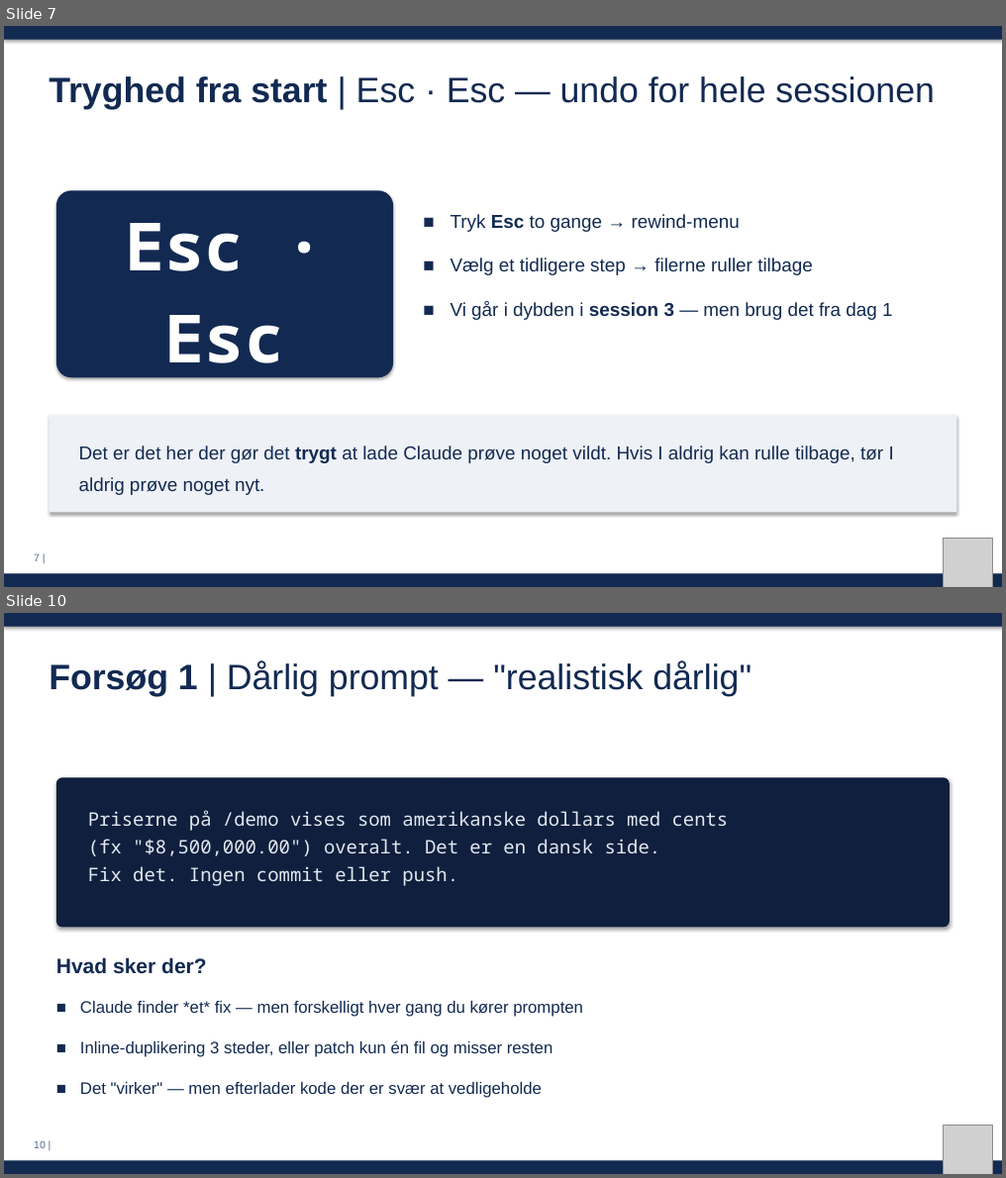
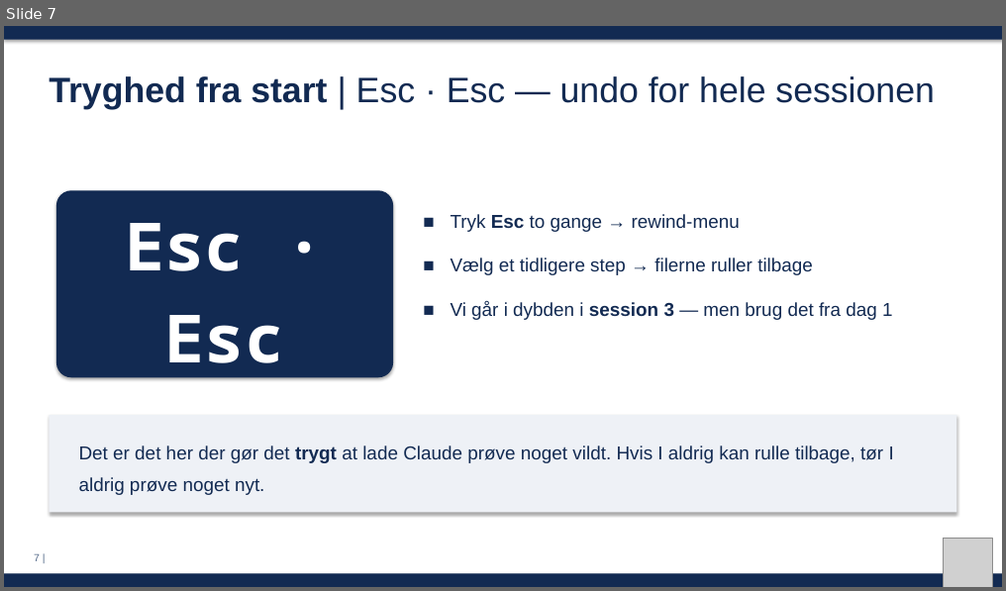
Before and after one commit to MatiasGramkow/EDCxClaudeWorkshop, a slide deck: slides/session1.pptx. Shown one above the other, each under a label of ours: slides 7 and 10 before the commit, slide 7 after it; the slides between them are not shown. The pictures are 1006x1178 and 1006x591 pixels, drawn with LibreOffice and Linux fonts; fonts in the diff are those of the drawing; grey boxes stand for pictures. Boxes give left, top, right and bottom in pixels: in the first picture for what was removed or moved away, otherwise in the second. Text is boxed around its words. In the diff, an @@ line names an element or a change of style, - is before the commit and + after.

```diff
--- a/slides/session1.pptx
+++ b/slides/session1.pptx
@@ slide 10 removed at [4, 613, 1002, 1174], background #FFFFFF @@
@@ rectangle removed at [4, 613, 1002, 1174] @@
@@ rectangle removed at [4, 613, 1002, 627] @@
@@ text removed at [49, 662, 751, 696] @@
-Forsøg 1 | Dårlig prompt — "realistisk dårlig"
@@ rounded rectangle removed at [56, 777, 949, 928] @@
-Priserne på /demo vises som amerikanske dollars med cents
-(fx "$8,500,000.00") overalt. Det er en dansk side.
-Fix det. Ingen commit eller push.
@@ text removed at [56, 958, 207, 974] @@
-Hvad sker der?
@@ text removed at [80, 1001, 583, 1098] @@
-■ Claude finder *et* fix — men forskelligt hver gang du kører prompten
-■ Inline-duplikering 3 steder, eller patch kun én fil og misser resten
-■ Det "virker" — men efterlader kode der er svær at vedligeholde
@@ text removed at [34, 1141, 46, 1149] @@
-10 |
@@ picture removed at [944, 1126, 992, 1174] @@
@@ rectangle removed at [4, 1161, 1002, 1174] @@
```
Also in this commit, not shown: 4 slides changed, 2 other slides removed, 3 other files.
